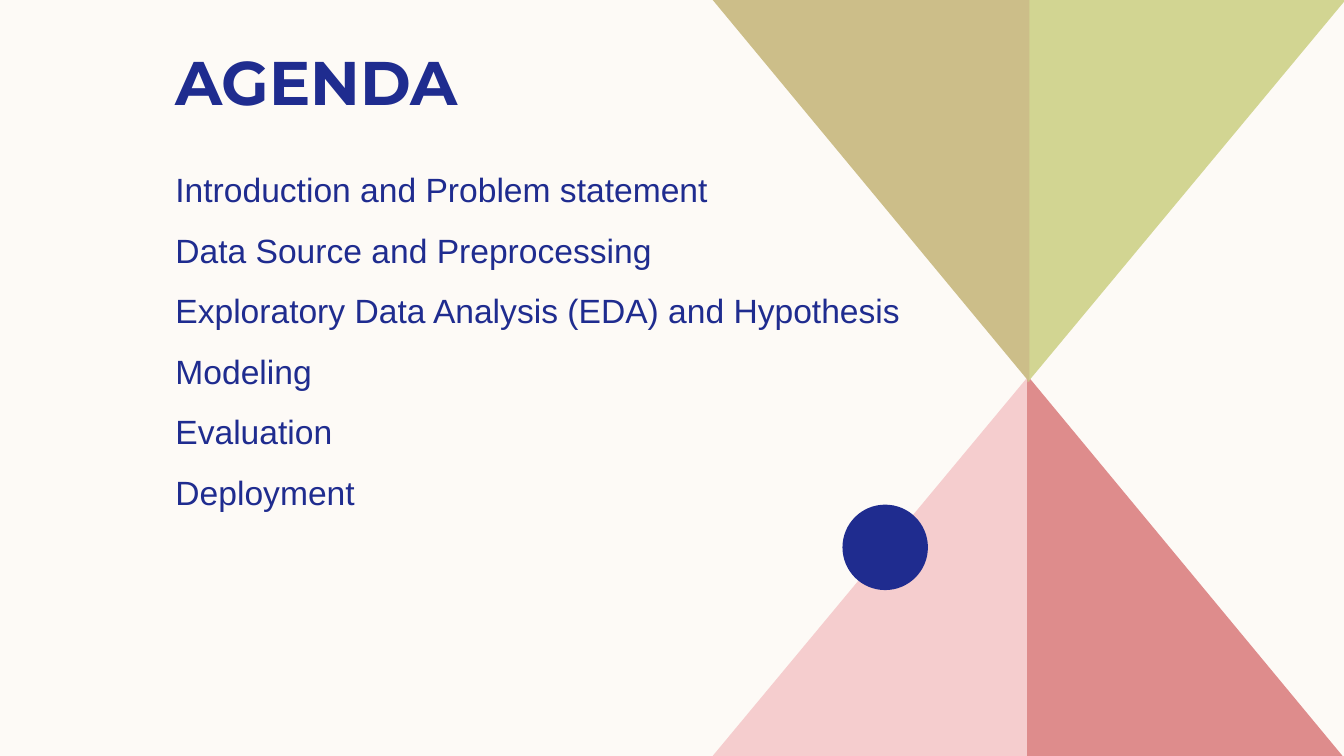
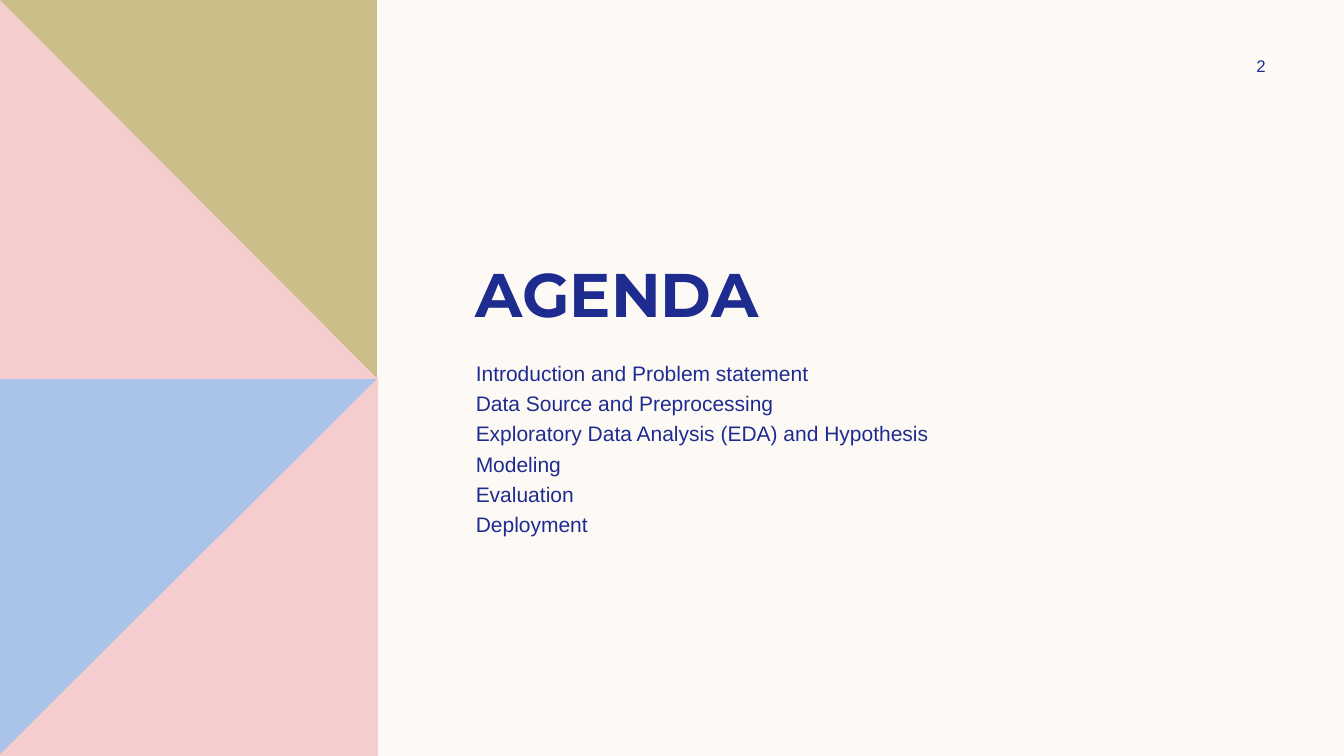
Before and after one commit to doeabla/Income_prediction-_app, a slide deck: slide 2 of capstone_final.pptx. Drawn at 1344x756 pixels with LibreOffice and Linux fonts; fonts in the diff are those of the drawing. Boxes give left, top, right and bottom in pixels: in the first picture for what was removed or moved away, otherwise in the second. Text is boxed around its words. In the diff, an @@ line names an element or a change of style, - is before the commit and + after.

```diff
--- a/capstone_final.pptx
+++ b/capstone_final.pptx
@@ freeform shape: place and size @@
-freeform shape at (712, 375, 1029, 756)
+freeform shape at (0, 0, 377, 379)
@@ freeform shape: place and size @@
-freeform shape at (713, 0, 1029, 382)
+freeform shape at (0, 0, 377, 379)
@@ freeform shape removed at (1027, 0, 1344, 382) @@
@@ page number added at (1256, 60, 1265, 72), 12 pt, text #1F2C8F @@
+2
@@ title "AGENDA": place and size @@
-title "AGENDA" at (175, 61, 458, 106)
+title "AGENDA" at (476, 273, 759, 318)
@@ text "Introduction and Problem statement": place and size @@
-text "Introduction and Problem statement" at (175, 177, 900, 512)
+text "Introduction and Problem statement" at (476, 365, 928, 536)
@@ text "Introduction and Problem statement" at (476, 365, 928, 536): size 24 to 15 pt; line spacing 1.5 to 1; more space between paragraphs @@
@@ freeform shape added at (0, 378, 378, 756), fill #AAC3E8 @@
@@ freeform shape added at (0, 378, 378, 756), fill #F5CDCE @@
@@ freeform shape removed at (1027, 375, 1344, 756) @@
@@ freeform shape removed at (843, 505, 929, 591) @@
```
Also in this commit, not shown: 6 other slides changed, 5 slides added, 1 other file.
